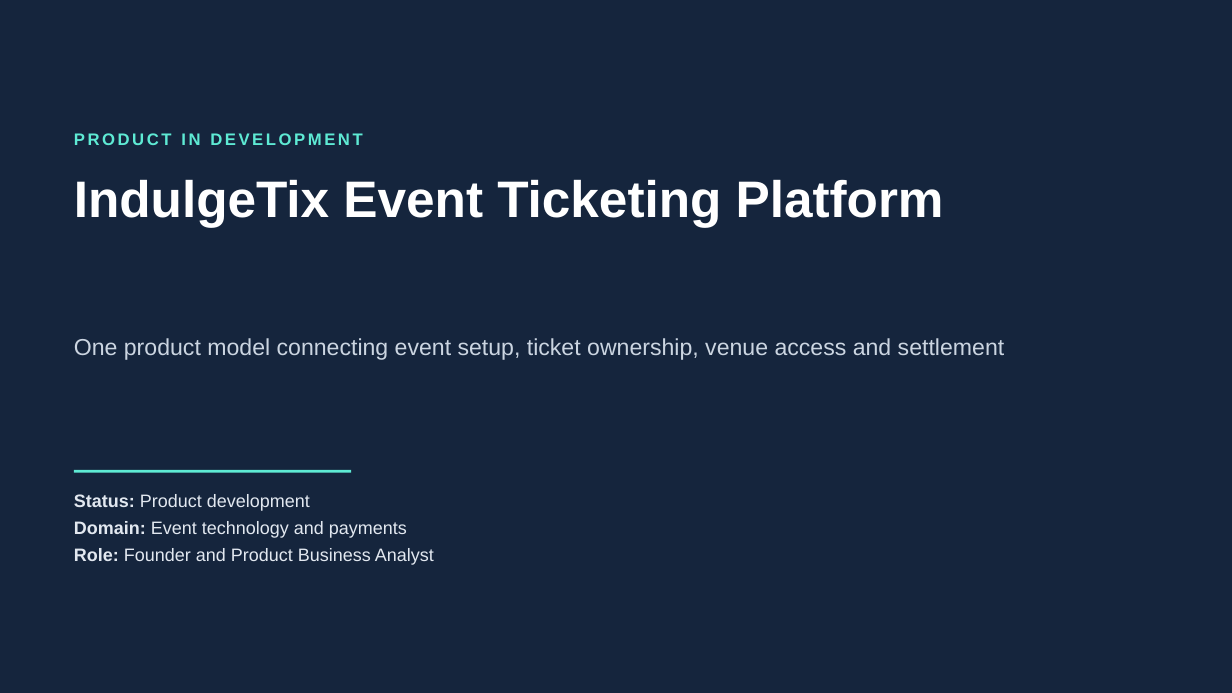
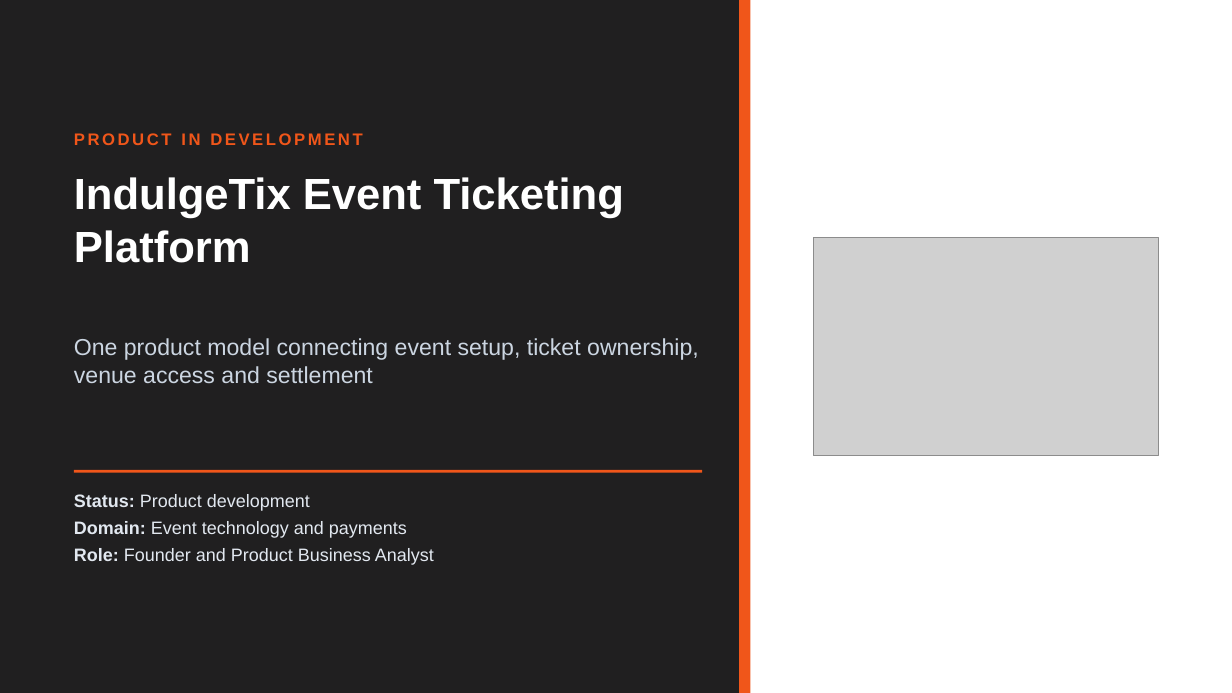
Before and after one commit to olalekanajimoti/business-analyst-portfolio, a slide deck: slide 1 of 02-product-case-studies/indulgetix-ticketing-platform/Deck/Executive_Deck.pptx. Drawn at 1232x693 pixels with LibreOffice and Linux fonts; fonts in the diff are those of the drawing; grey boxes stand for pictures. Boxes give left, top, right and bottom in pixels: in the first picture for what was removed or moved away, otherwise in the second. Text is boxed around its words. In the diff, an @@ line names an element or a change of style, - is before the commit and + after.

Commit message:
Brand IndulgeTix executive deck

```diff
--- a/02-product-case-studies/indulgetix-ticketing-platform/Deck/Executive_Deck.pptx
+++ b/02-product-case-studies/indulgetix-ticketing-platform/Deck/Executive_Deck.pptx
@@ background #15253D to #201F20 @@
@@ rectangle added at (739, 0, 1232, 693), fill #FFFFFF @@
@@ rectangle added at (739, 0, 750, 693), fill #F0561A @@
@@ text "PRODUCT IN DEVELOPMENT" at (74, 133, 362, 145): text colour #5EEAD4 to #F0561A @@
@@ text "IndulgeTix Event Ticketing Platform" at (74, 177, 624, 263): size 40 to 34 pt @@
@@ picture added at (813, 238, 1158, 457) @@
@@ text "One product model connecting event ..." rewrapped from (74, 338, 1005, 360) to (74, 338, 699, 383) @@
@@ line moved from (74, 471) - (351, 471) to (74, 471) - (702, 471) @@
@@ line (74, 471) - (702, 471): stroke #5EEAD4 2 pt to #F0561A 2 pt @@
```
Also in this commit, not shown: 7 other slides changed, 1 other file.
